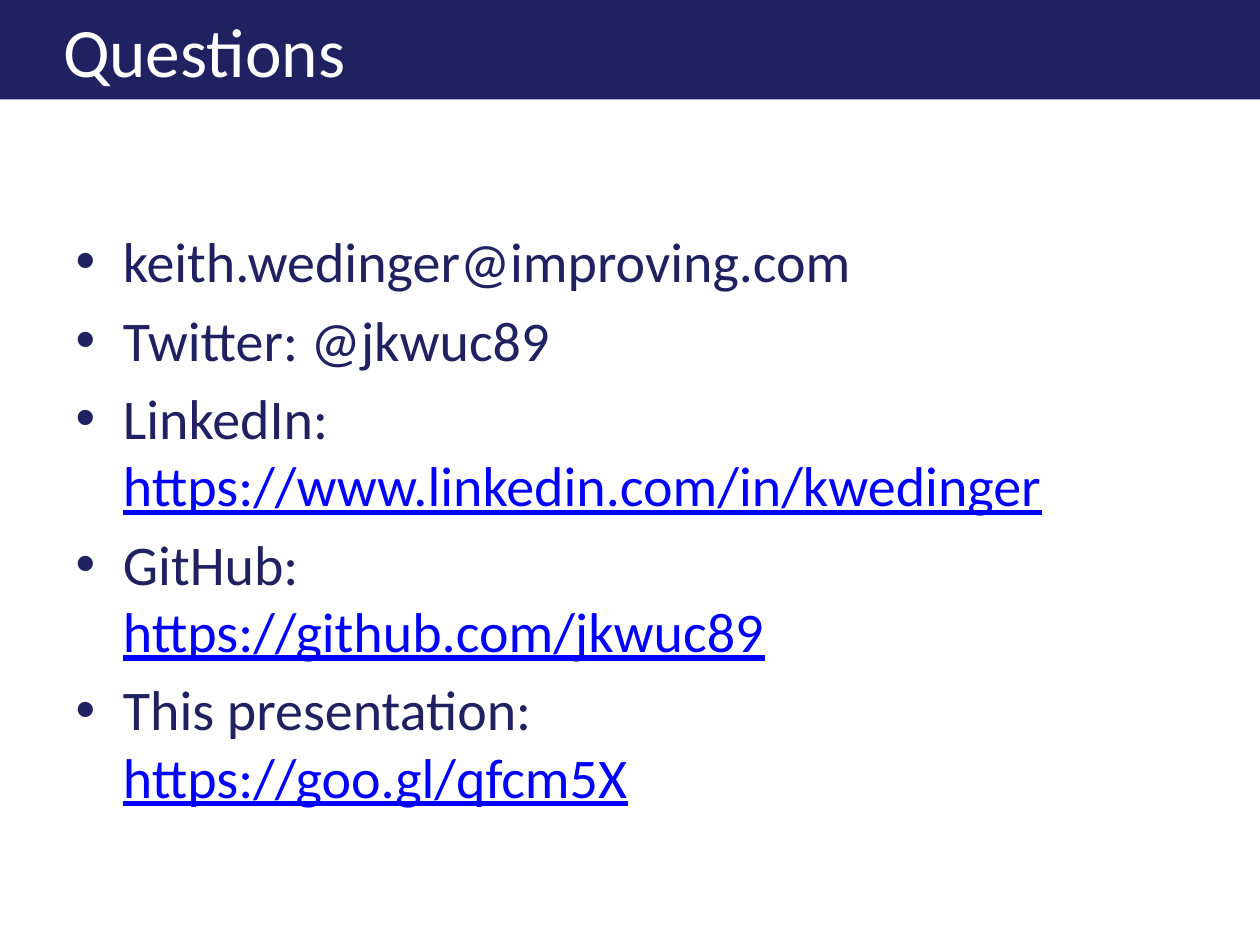
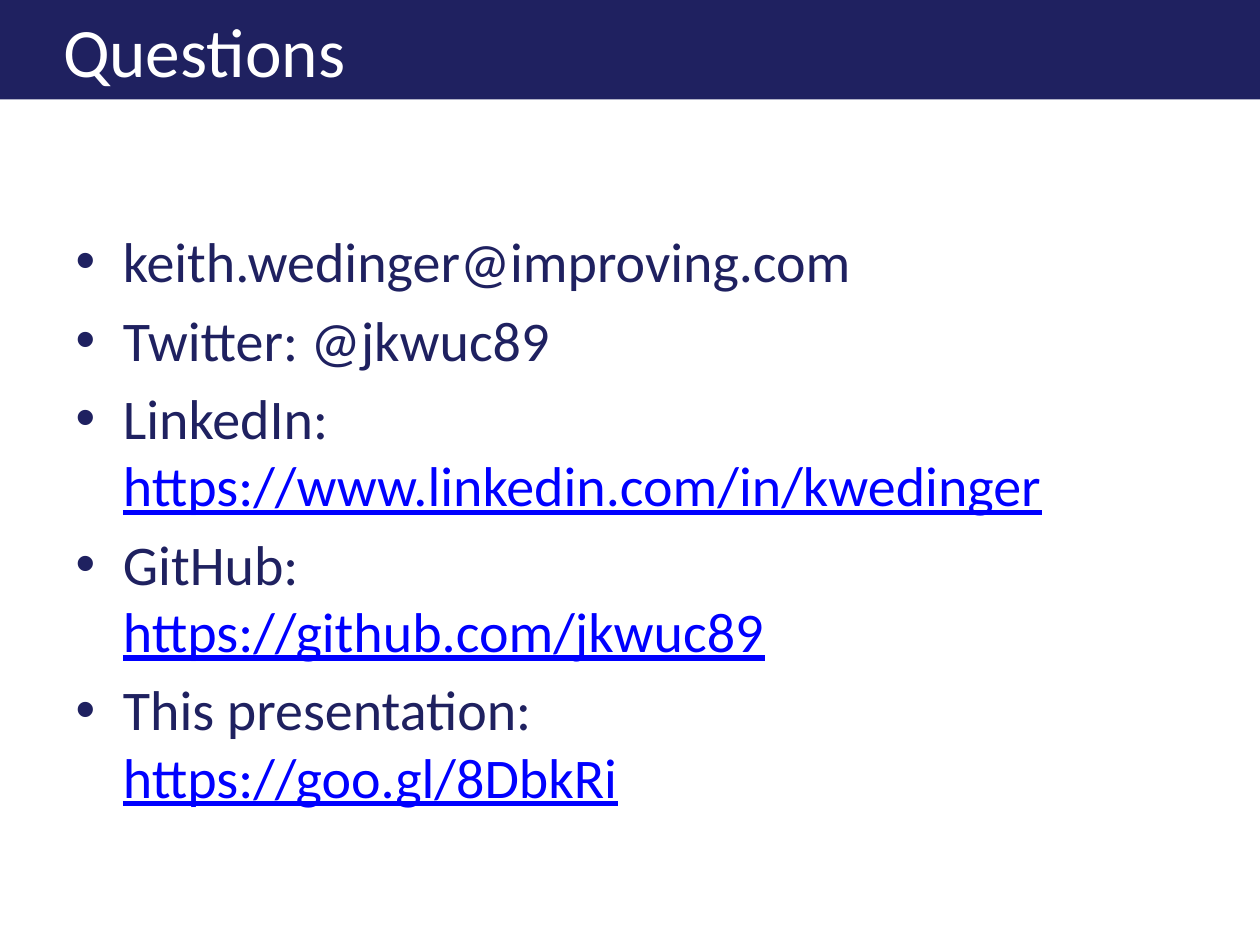
Before and after one commit to jkwuc89/Presentations, a slide deck: slide 15 of Effectively Documenting your Development Project - Path to Agility 2016.pptx. Drawn at 1260x945 pixels with LibreOffice and Linux fonts; fonts in the diff are those of the drawing; background and template pictures are left out. Boxes give left, top, right and bottom in pixels: in the first picture for what was removed or moved away, otherwise in the second. Text is boxed around its words. In the diff, an @@ line names an element or a change of style, - is before the commit and + after.

Commit message:
Final Path to Agility 2016 updates

```diff
--- a/Effectively Documenting your Development Project - Path to Agility 2016.pptx
+++ b/Effectively Documenting your Development Project - Path to Agility 2016.pptx
@@ text at [123, 691, 617, 808]: text changed @@
-• This presentation:
-  https://goo.gl/qfcm5X
+• This presentation:
+  https://goo.gl/8DbkRi
```
